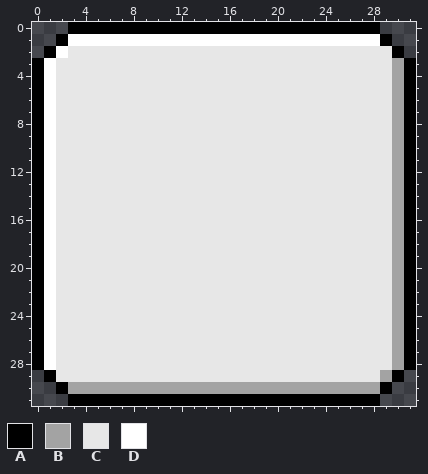
Pixel-art file, stored at assets/sprites/chatter_frame.aseprite. Above: the version before the commit.
32x32 pixels, 1 frame.
Palette (. is transparent): A #000000  B #a3a3a3  C #e7e7e7  D #ffffff
Pixels before, first column x 0:
 0 ...AAAAAAAAAAAAAAAAAAAAAAAAAA...
 1 ..ADDDDDDDDDDDDDDDDDDDDDDDDDDA..
 2 .ADCCCCCCCCCCCCCCCCCCCCCCCCCCCA.
 3 ADCCCCCCCCCCCCCCCCCCCCCCCCCCCCBA
 4 ADCCCCCCCCCCCCCCCCCCCCCCCCCCCCBA
 5 ADCCCCCCCCCCCCCCCCCCCCCCCCCCCCBA
 6 ADCCCCCCCCCCCCCCCCCCCCCCCCCCCCBA
 7 ADCCCCCCCCCCCCCCCCCCCCCCCCCCCCBA
 8 ADCCCCCCCCCCCCCCCCCCCCCCCCCCCCBA
 9 ADCCCCCCCCCCCCCCCCCCCCCCCCCCCCBA
10 ADCCCCCCCCCCCCCCCCCCCCCCCCCCCCBA
11 ADCCCCCCCCCCCCCCCCCCCCCCCCCCCCBA
12 ADCCCCCCCCCCCCCCCCCCCCCCCCCCCCBA
13 ADCCCCCCCCCCCCCCCCCCCCCCCCCCCCBA
14 ADCCCCCCCCCCCCCCCCCCCCCCCCCCCCBA
15 ADCCCCCCCCCCCCCCCCCCCCCCCCCCCCBA
16 ADCCCCCCCCCCCCCCCCCCCCCCCCCCCCBA
17 ADCCCCCCCCCCCCCCCCCCCCCCCCCCCCBA
18 ADCCCCCCCCCCCCCCCCCCCCCCCCCCCCBA
19 ADCCCCCCCCCCCCCCCCCCCCCCCCCCCCBA
20 ADCCCCCCCCCCCCCCCCCCCCCCCCCCCCBA
21 ADCCCCCCCCCCCCCCCCCCCCCCCCCCCCBA
22 ADCCCCCCCCCCCCCCCCCCCCCCCCCCCCBA
23 ADCCCCCCCCCCCCCCCCCCCCCCCCCCCCBA
24 ADCCCCCCCCCCCCCCCCCCCCCCCCCCCCBA
25 ADCCCCCCCCCCCCCCCCCCCCCCCCCCCCBA
26 ADCCCCCCCCCCCCCCCCCCCCCCCCCCCCBA
27 ADCCCCCCCCCCCCCCCCCCCCCCCCCCCCBA
28 ADCCCCCCCCCCCCCCCCCCCCCCCCCCCCBA
29 .ACCCCCCCCCCCCCCCCCCCCCCCCCCCBA.
30 ..ABBBBBBBBBBBBBBBBBBBBBBBBBBA..
31 ...AAAAAAAAAAAAAAAAAAAAAAAAAA...
Now the later version:
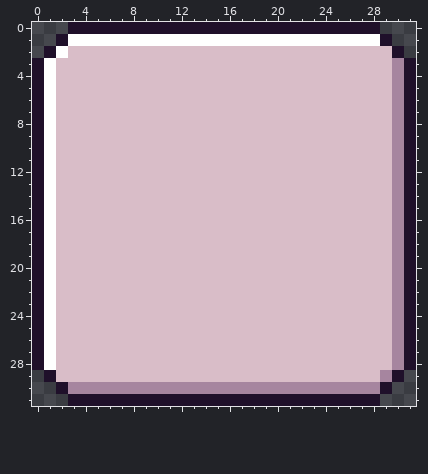
Difference:
colour A: #000000 -> #1f102a
colour B: #a3a3a3 -> #a6859f
colour C: #e7e7e7 -> #d9bdc8
Pixel boxes of the changes (left, top, right, bottom) in both pictures:
changed: (32, 22, 416, 406)
